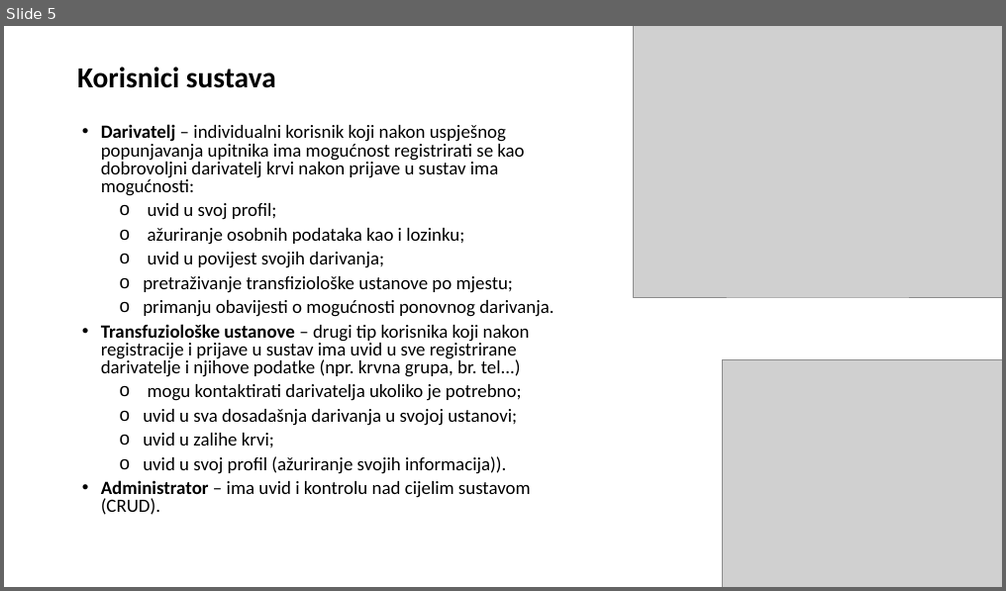
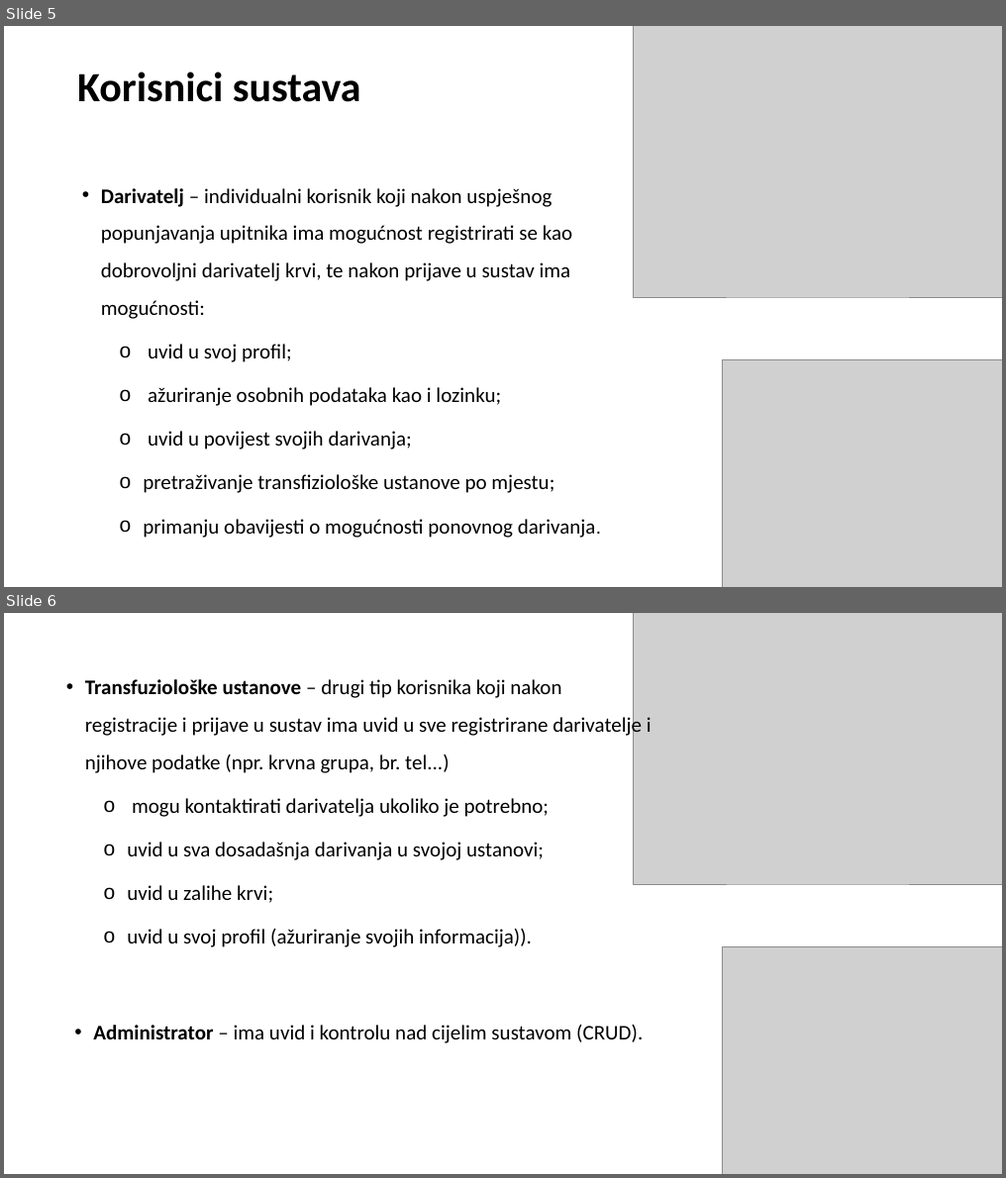
Before and after one commit to MarijanaOmazic/Prezentacija, a slide deck: Blood_register.pptx. Shown one above the other, each under a label of ours: slide 5 before the commit, slides 5 and 6 after it. The pictures are 1006x591 and 1006x1178 pixels, drawn with LibreOffice and Linux fonts; fonts in the diff are those of the drawing; grey boxes stand for pictures; background and template pictures are left out. Boxes give left, top, right and bottom in pixels: in the first picture for what was removed or moved away, otherwise in the second. Text is boxed around its words. In the diff, an @@ line names an element or a change of style, - is before the commit and + after.

```diff
--- a/Blood_register.pptx
+++ b/Blood_register.pptx
@@ slide 6 added at <box>4,613,1002,1174</box>, background picture (left out) @@
@@ picture added at <box>634,613,1002,884</box> @@
@@ text added at <box>85,679,651,948</box>, 20 pt, text #000000 @@
+• Transfuziološke ustanove – drugi tip korisnika koji nakon registracije i prijave u sustav ima uvid u sve registrirane darivatelje i njihove podatke (npr. krvna grupa, br. tel...)
+  o mogu kontaktirati darivatelja ukoliko je potrebno;
+  o uvid u sva dosadašnja darivanja u svojoj ustanovi;
+  o uvid u zalihe krvi;
+  o uvid u svoj profil (ažuriranje svojih informacija)).
@@ picture added at <box>722,947,1002,1174</box> @@
@@ text added at <box>93,1025,643,1044</box>, 20 pt, text #000000 @@
+• Administrator – ima uvid i kontrolu nad cijelim sustavom (CRUD).
@@ slide 5 changed as well @@
@@ text at <box>77,72,596,538</box>: size 28 to 40 pt in "Korisnici sustava"; size 18 to 20 pt in "uvid u svoj profil;", "ažuriranje osobnih podataka kao i lozinku;", "uvid u povijest svojih darivanja;", "pretraživanje transfiziološke ustanove po mjestu;" and 1 more places; line spacing 0.8 to 0.9; line spacing 0.8 to 1.5 @@
@@ text at <box>101,188,572,319</box>: text changed; size 18 to 20 pt @@
-• Darivatelj – individualni korisnik koji nakon uspješnog popunjavanja upitnika ima mogućnost registrirati se kao dobrovoljni darivatelj krvi nakon prijave u sustav ima mogućnosti:
+• Darivatelj – individualni korisnik koji nakon uspješnog popunjavanja upitnika ima mogućnost registrirati se kao dobrovoljni darivatelj krvi, te nakon prijave u sustav ima mogućnosti:
@@ text at <box>101,324,531,515</box>: paragraphs removed @@
-• Transfuziološke ustanove – drugi tip korisnika koji nakon registracije i prijave u sustav ima uvid u sve registrirane darivatelje i njihove podatke (npr. krvna grupa, br. tel...)
-  o mogu kontaktirati darivatelja ukoliko je potrebno;
-  o uvid u sva dosadašnja darivanja u svojoj ustanovi;
-  o uvid u zalihe krvi;
-  o uvid u svoj profil (ažuriranje svojih informacija)).
-• Administrator – ima uvid i kontrolu nad cijelim sustavom (CRUD).
```
Also in this commit, not shown: 12 other slides changed, 8 other slides added, 1 slide removed.
